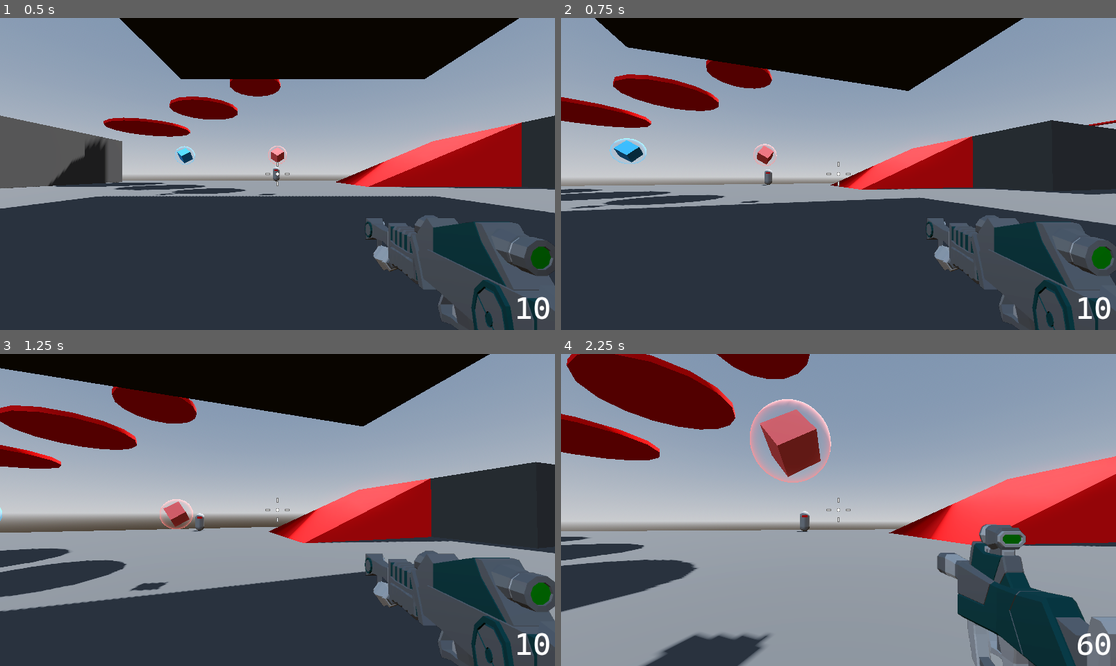
Above: before the commit, frames 1-4 (two rows, left to right).
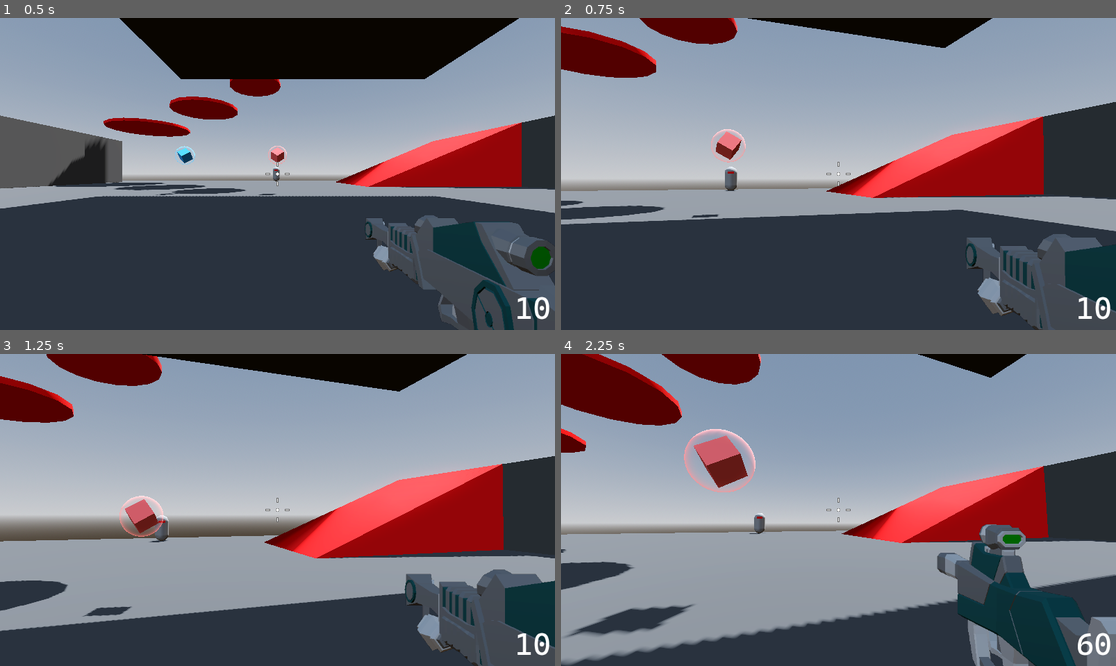
Above: after the commit, the same moments.

Repository: Tildozer/roboRampage
Game: Godot game, scene res://levels/sandbox.tscn
Same seed, same stepped clock (60 frames per second), same inputs: the game is played once before the commit and once after it.
Inputs (mouse positions are in pixels of both pictures, inside the frame that each line leads up to):
- Up to frame 1 (0.5 s): no input
- Up to frame 2 (0.75 s): move the mouse to (866, 174) at 0.52 s; hold W (forward) from 0.53 s (still down); hold Right mouse button (aim, bound only after the commit) from 0.53 s (still down)
- Up to frame 3 (1.25 s): keep holding W (forward); keep holding Right mouse button (aim, bound only after the commit); tap Space (jump) at 0.77 s
- Up to frame 4 (2.25 s): keep holding W (forward); move the mouse to (810, 510) at 1.27 s; release Right mouse button (aim, bound only after the commit) at 1.28 s; click (810, 510) at 1.35 s; tap Space (jump) at 1.52 s; right-click (810, 510) at 1.55 s; move the mouse to (849, 503) at 2.02 s; hold Mouse wheel down (next_weapon) from 2.03 s (still down)

Frame 1 is identical in both runs. In frame 2, 32% of the frame differs, in the area x 0-100%, y 0-100%; in frame 3, 37%; in frame 4, 32%.

Commit message:
added aiming functionality for player

Diff:
--- a/characters/main_character/main_character.tscn
+++ b/characters/main_character/main_character.tscn
@@ -92,6 +92,7 @@
 [node name="camera_pivot" type="Node3D" parent="."]
 
 [node name="smooth_camera" type="Camera3D" parent="camera_pivot"]
+unique_name_in_owner = true
 transform = Transform3D(1, 0, 0, 0, 1, 0, 0, 0, 1, 0, 0.3, 0)
 top_level = true
 cull_mask = 1048573
@@ -115,6 +116,7 @@
 render_target_update_mode = 4
 
 [node name="weapon_camera" type="Camera3D" parent="SubViewportContainer/SubViewport"]
+unique_name_in_owner = true
 transform = Transform3D(1, 0, 0, 0, 1, 0, 0, 0, 1, 0, 0.3, 0)
 cull_mask = 1047554
 fov = 40.0
--- a/project.godot
+++ b/project.godot
@@ -75,3 +75,8 @@
 "events": [Object(InputEventMouseButton,"resource_local_to_scene":false,"resource_name":"","device":-1,"window_id":0,"a …(257 unchanged characters)…
 ]
 }
+aim={
+"deadzone": 0.2,
+"events": [Object(InputEventMouseButton,"resource_local_to_scene":false,"resource_name":"","device":-1,"window_id":0,"alt_pressed":false,"shift_pressed":false,"ctrl_pressed":false,"meta_pressed":false,"button_mask":2,"position":Vector2(230, 10),"global_position":Vector2(239, 58),"factor":1.0,"button_index":2,"canceled":false,"pressed":true,"double_click":false,"script":null)
+]
+}
--- a/scripts/player/player.gd
+++ b/scripts/player/player.gd
@@ -6,6 +6,7 @@
 @export var max_health := 100
 @export var jump_height := 1.0
 @export var fall_multiplier := 2.5
+@export var aim_multiplier := 0.7
 
 var mouse_motion := Vector2.ZERO
 var curr_health := max_health:
@@ -18,12 +19,45 @@
 			gameover_menu.gameover()
 
 @onready var animation_player: AnimationPlayer = $damage_texture/AnimationPlayer
+
+@onready var gameover_menu: Control = $gameover_menu
+
+@onready var ammo_handler: AmmoHandler = %ammo_handler
+
 @onready var camera_pivot: Node3D = $camera_pivot
-@onready var gameover_menu: Control = $gameover_menu
-@onready var ammo_handler: AmmoHandler = %ammo_handler
+@onready var smooth_camera: Camera3D = %smooth_camera
+@onready var smooth_default_fov := smooth_camera.fov
+
+@onready var weapon_camera: Camera3D = %weapon_camera
+@onready var weapon_default_fov := weapon_camera.fov
+
 
 func _ready() -> void:
 	Input.mouse_mode = Input.MOUSE_MODE_CAPTURED
+
+func _process(delta):
+	if Input.is_action_pressed("aim"):
+		smooth_camera.fov = lerp(
+			smooth_camera.fov,
+			smooth_default_fov * aim_multiplier,
+			delta * 20
+		)
+		weapon_camera.fov = lerp(
+			weapon_camera.fov,
+			weapon_default_fov * aim_multiplier,
+			delta * 20
+		)
+	else:
+		smooth_camera.fov = lerp(
+			smooth_camera.fov,
+			smooth_default_fov,
+			delta * 30
+		)
+		weapon_camera.fov = lerp(
+			weapon_camera.fov,
+			weapon_default_fov,
+			delta * 30
+		)
 
 func _physics_process(delta: float) -> void:
 	handleCameraRotation()
@@ -44,6 +78,9 @@
 	if direction:
 		velocity.x = direction.x * SPEED
 		velocity.z = direction.z * SPEED
+		if Input.is_action_pressed("aim"):
+			velocity.x *= aim_multiplier
+			velocity.z *= aim_multiplier
 	else:
 		velocity.x = move_toward(velocity.x, 0, SPEED)
 		velocity.z = move_toward(velocity.z, 0, SPEED)
@@ -54,6 +91,8 @@
 	if event is InputEventMouseMotion:
 		if Input.mouse_mode == Input.MOUSE_MODE_CAPTURED:
 			mouse_motion = -event.relative * 0.005
+			if Input.is_action_pressed("aim"):
+				mouse_motion *= aim_multiplier
 	if event.is_action_pressed("ui_cancel"):
 		Input.mouse_mode = Input.MOUSE_MODE_VISIBLE
 
